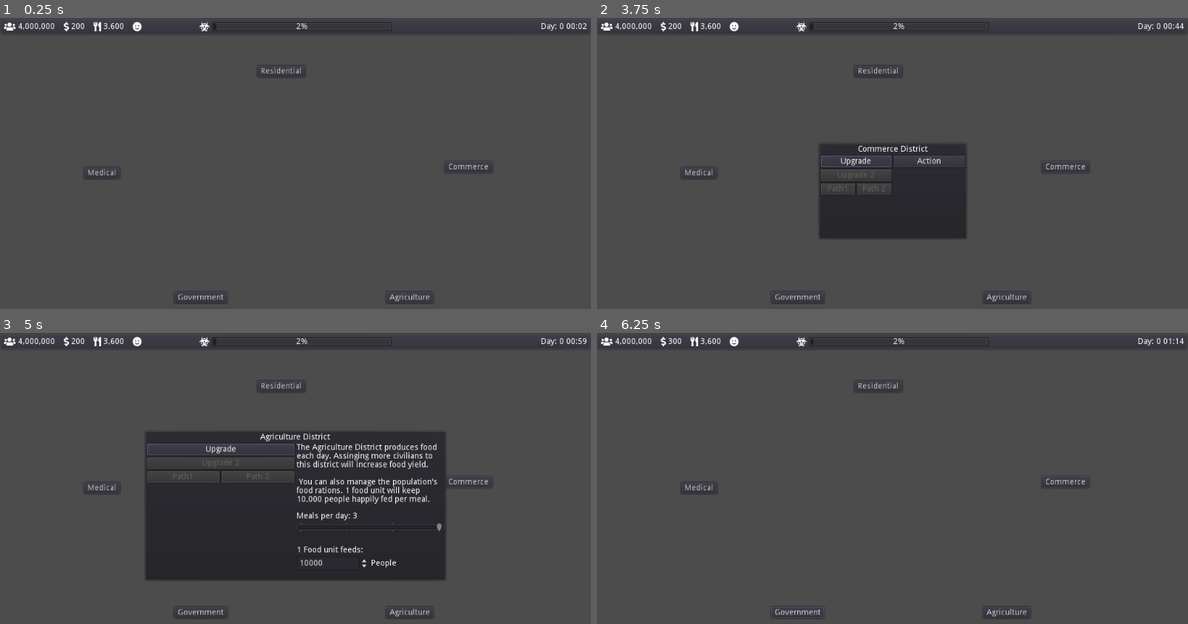
Above: before the commit, frames 1-4 (two rows, left to right).
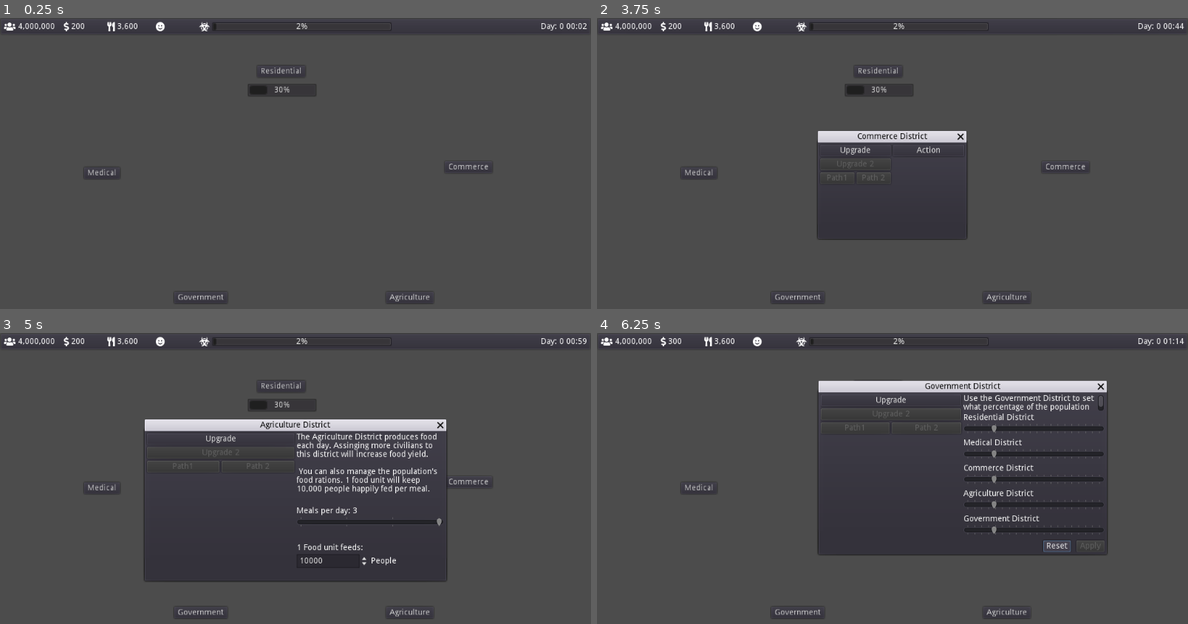
Above: after the commit, the same moments.

Repository: iwilliams/PlagueDistrict
Game: Godot game, scene res://Main.tscn
Same seed, same stepped clock (60 frames per second), same inputs: the game is played once before the commit and once after it.
Inputs (mouse positions are in pixels of both pictures, inside the frame that each line leads up to):
- Up to frame 1 (0.25 s): no input
- Up to frame 2 (3.75 s): click "Residential" at 0.5 s; click "Upgrade" at 1.25 s; click "Action" at 2 s; click "Medical" at 2.75 s; click "Commerce" at 3.5 s
- Up to frame 3 (5 s): click "Agriculture" at 4.25 s
- Up to frame 4 (6.25 s): click "Government" at 5 s; click (1057, 545) at 5.75 s, where only the run after the commit has a clickable "Reset"

The runs differ from the first frame. In frame 1, 0.4% of the frame differs, in the area x 15-54%, y 1-27%; in frame 2, 2.2%; in frame 3, 6.5%; in frame 4, 12%, in the area x 15-87%, y 1-98%.

Commit message:
More popups

Diff:
--- a/Globals.gd
+++ b/Globals.gd
@@ -12,6 +12,8 @@
 
 var population : int = 4000000 setget population_set
 func population_set(value) -> void:
+  value = max(value, 0)
+  emit_signal("population_change", value - population)
   population = max(value, 0)
 
 var infected_population : int setget, infected_population_get
@@ -20,19 +22,13 @@
 
 var food : int = 3600 setget food_set
 func food_set(value: int) -> void:
-  if food < value:
-    print("Food increase", value - food)
-  if food > value:
-    print("Food decrease", value - food)
+  value = max(value, 0)
   emit_signal("food_change", value - food)
   food = value
 
 var money : int = 200 setget money_set
 func money_set(value: int) -> void:
-  if money < value:
-    print("Money increase", value - money)
-  if money > value:
-    print("Money decrease", value - money)
+  value = max(value, 0)
   emit_signal("money_change", value - money)
   money = value
 
@@ -89,3 +85,13 @@
   infection_percent_set(new_infected_population/population)
   population -= dead
   return dead
+
+func comma_sep(number: float) -> String:
+  var string = str(number)
+  var mod = string.length() % 3
+  var res = ""
+  for i in range(0, string.length()):
+    if i != 0 && i % 3 == mod:
+        res += ","
+    res += string[i]
+  return res
--- a/Main.tscn
+++ b/Main.tscn
@@ -109,6 +109,16 @@
 margin_bottom = 20.0
 text = "Action"
 
+[node name="ProgressBar" type="ProgressBar" parent="Map/ResidentialDistrict"]
+margin_left = -16.8394
+margin_top = 31.0113
+margin_right = 103.161
+margin_bottom = 54.0113
+value = 30.0
+__meta__ = {
+"_edit_use_anchors_": false
+}
+
 [node name="MedicalDistrict" type="Node2D" parent="Map"]
 position = Vector2( 145.576, 259.28 )
 script = ExtResource( 4 )
@@ -216,7 +226,8 @@
 "_edit_use_anchors_": false
 }
 
-[node name="Popup" type="PopupPanel" parent="Map/CommerceDistrict"]
+[node name="Popup" type="WindowDialog" parent="Map/CommerceDistrict"]
+visible = true
 anchor_left = 0.5
 anchor_top = 0.5
 anchor_right = 0.5
@@ -225,9 +236,8 @@
 margin_top = -83.5
 margin_right = 128.5
 margin_bottom = 83.5
-__meta__ = {
-"_edit_use_anchors_": false
-}
+window_title = "Commerce District"
+resizable = true
 
 [node name="VBoxContainer" type="VBoxContainer" parent="Map/CommerceDistrict/Popup"]
 anchor_right = 1.0
@@ -240,16 +250,9 @@
 "_edit_use_anchors_": false
 }
 
-[node name="Label" type="Label" parent="Map/CommerceDistrict/Popup/VBoxContainer"]
+[node name="HBoxContainer" type="HBoxContainer" parent="Map/CommerceDistrict/Popup/VBoxContainer"]
 margin_right = 249.0
-margin_bottom = 14.0
-text = "Commerce District"
-align = 1
-
-[node name="HBoxContainer" type="HBoxContainer" parent="Map/CommerceDistrict/Popup/VBoxContainer"]
-margin_top = 18.0
-margin_right = 249.0
-margin_bottom = 86.0
+margin_bottom = 68.0
 
 [node name="VBoxContainer2" type="VBoxContainer" parent="Map/CommerceDistrict/Popup/VBoxContainer/HBoxContainer"]
 margin_right = 122.0
@@ -311,8 +314,7 @@
 "_edit_use_anchors_": false
 }
 
-[node name="Popup" type="PopupPanel" parent="Map/AgricultureDistrict"]
-visible = true
+[node name="Popup" type="WindowDialog" parent="Map/AgricultureDistrict"]
 anchor_left = 0.5
 anchor_top = 0.5
 anchor_right = 0.5
@@ -321,6 +323,8 @@
 margin_top = -130.0
 margin_right = 261.0
 margin_bottom = 130.0
+window_title = "Agriculture District"
+resizable = true
 __meta__ = {
 "_edit_use_anchors_": false
 }
@@ -336,21 +340,14 @@
 "_edit_use_anchors_": false
 }
 
-[node name="Title" type="Label" parent="Map/AgricultureDistrict/Popup/Container"]
-margin_right = 514.0
-margin_bottom = 14.0
-text = "Agriculture District"
-align = 1
-
 [node name="Actions" type="HBoxContainer" parent="Map/AgricultureDistrict/Popup/Container"]
-margin_top = 18.0
 margin_right = 514.0
 margin_bottom = 252.0
 size_flags_vertical = 3
 
 [node name="Upgrades" type="VBoxContainer" parent="Map/AgricultureDistrict/Popup/Container/Actions"]
 margin_right = 255.0
-margin_bottom = 234.0
+margin_bottom = 252.0
 size_flags_horizontal = 3
 
 [node name="Button" type="Button" parent="Map/AgricultureDistrict/Popup/Container/Actions/Upgrades"]
@@ -388,30 +385,29 @@
 [node name="Manage" type="VBoxContainer" parent="Map/AgricultureDistrict/Popup/Container/Actions"]
 margin_left = 259.0
 margin_right = 514.0
-margin_bottom = 234.0
+margin_bottom = 252.0
 size_flags_horizontal = 3
 
 [node name="Description" type="RichTextLabel" parent="Map/AgricultureDistrict/Popup/Container/Actions/Manage"]
 margin_right = 255.0
-margin_bottom = 115.0
-rect_clip_content = false
+margin_bottom = 124.0
 size_flags_vertical = 3
 text = "The Agriculture District produces food each day. Assinging more civilians to this district will increase food yield.
 
  You can also manage the population's food rations. 1 food unit will keep 10,000 people happily fed per meal."
 
 [node name="Controls" type="VBoxContainer" parent="Map/AgricultureDistrict/Popup/Container/Actions/Manage"]
-margin_top = 119.0
-margin_right = 255.0
-margin_bottom = 234.0
+margin_top = 128.0
+margin_right = 255.0
+margin_bottom = 252.0
 size_flags_vertical = 3
 
 [node name="Meals" type="VBoxContainer" parent="Map/AgricultureDistrict/Popup/Container/Actions/Manage/Controls"]
 margin_right = 255.0
-margin_bottom = 55.0
+margin_bottom = 60.0
 size_flags_vertical = 3
 
-[node name="Label" type="Label" parent="Map/AgricultureDistrict/Popup/Container/Actions/Manage/Controls/Meals"]
+[node name="MealsLabel" type="Label" parent="Map/AgricultureDistrict/Popup/Container/Actions/Manage/Controls/Meals"]
 margin_right = 255.0
 margin_bottom = 14.0
 text = "Meals per day: 3"
@@ -426,9 +422,9 @@
 ticks_on_borders = true
 
 [node name="Ration" type="VBoxContainer" parent="Map/AgricultureDistrict/Popup/Container/Actions/Manage/Controls"]
-margin_top = 59.0
-margin_right = 255.0
-margin_bottom = 115.0
+margin_top = 64.0
+margin_right = 255.0
+margin_bottom = 124.0
 size_flags_vertical = 3
 
 [node name="Label" type="Label" parent="Map/AgricultureDistrict/Popup/Container/Actions/Manage/Controls/Ration"]
@@ -441,7 +437,7 @@
 margin_right = 255.0
 margin_bottom = 42.0
 
-[node name="SpinBox" type="SpinBox" parent="Map/AgricultureDistrict/Popup/Container/Actions/Manage/Controls/Ration/HBoxContainer"]
+[node name="RationRange" type="SpinBox" parent="Map/AgricultureDistrict/Popup/Container/Actions/Manage/Controls/Ration/HBoxContainer"]
 margin_right = 125.0
 margin_bottom = 24.0
 size_flags_horizontal = 3
@@ -469,20 +465,23 @@
 "_edit_use_anchors_": false
 }
 
-[node name="Popup" type="PopupPanel" parent="Map/GovernmentDistrict"]
+[node name="Popup" type="WindowDialog" parent="Map/GovernmentDistrict"]
+visible = true
 anchor_left = 0.5
 anchor_top = 0.5
 anchor_right = 0.5
 anchor_bottom = 0.5
-margin_left = -128.5
-margin_top = -83.5
-margin_right = 128.5
-margin_bottom = 83.5
-__meta__ = {
-"_edit_use_anchors_": false
-}
-
-[node name="VBoxContainer" type="VBoxContainer" parent="Map/GovernmentDistrict/Popup"]
+margin_left = -128.0
+margin_top = -197.0
+margin_right = 371.0
+margin_bottom = 84.0
+window_title = "Government District"
+resizable = true
+__meta__ = {
+"_edit_use_anchors_": false
+}
+
+[node name="VBoxContainer" type="ScrollContainer" parent="Map/GovernmentDistrict/Popup"]
 anchor_right = 1.0
 anchor_bottom = 1.0
 margin_left = 4.0
@@ -493,64 +492,181 @@
 "_edit_use_anchors_": false
 }
 
-[node name="Label" type="Label" parent="Map/GovernmentDistrict/Popup/VBoxContainer"]
-margin_right = 249.0
+[node name="HBoxContainer" type="HBoxContainer" parent="Map/GovernmentDistrict/Popup/VBoxContainer"]
+margin_right = 491.0
+margin_bottom = 273.0
+size_flags_horizontal = 3
+size_flags_vertical = 3
+
+[node name="VBoxContainer2" type="VBoxContainer" parent="Map/GovernmentDistrict/Popup/VBoxContainer/HBoxContainer"]
+margin_right = 243.0
+margin_bottom = 273.0
+size_flags_horizontal = 3
+
+[node name="Button" type="Button" parent="Map/GovernmentDistrict/Popup/VBoxContainer/HBoxContainer/VBoxContainer2"]
+margin_right = 243.0
+margin_bottom = 20.0
+text = "Upgrade"
+
+[node name="Button2" type="Button" parent="Map/GovernmentDistrict/Popup/VBoxContainer/HBoxContainer/VBoxContainer2"]
+margin_top = 24.0
+margin_right = 243.0
+margin_bottom = 44.0
+disabled = true
+text = "Upgrade 2"
+
+[node name="HBoxContainer" type="HBoxContainer" parent="Map/GovernmentDistrict/Popup/VBoxContainer/HBoxContainer/VBoxContainer2"]
+margin_top = 48.0
+margin_right = 243.0
+margin_bottom = 68.0
+
+[node name="Button" type="Button" parent="Map/GovernmentDistrict/Popup/VBoxContainer/HBoxContainer/VBoxContainer2/HBoxContainer"]
+margin_right = 119.0
+margin_bottom = 20.0
+size_flags_horizontal = 3
+disabled = true
+text = "Path1"
+
+[node name="Button2" type="Button" parent="Map/GovernmentDistrict/Popup/VBoxContainer/HBoxContainer/VBoxContainer2/HBoxContainer"]
+margin_left = 123.0
+margin_right = 243.0
+margin_bottom = 20.0
+size_flags_horizontal = 3
+disabled = true
+text = "Path 2"
+
+[node name="Manage" type="VBoxContainer" parent="Map/GovernmentDistrict/Popup/VBoxContainer/HBoxContainer"]
+margin_left = 247.0
+margin_right = 491.0
+margin_bottom = 273.0
+size_flags_horizontal = 3
+size_flags_vertical = 3
+
+[node name="Description" type="RichTextLabel" parent="Map/GovernmentDistrict/Popup/VBoxContainer/HBoxContainer/Manage"]
+margin_right = 244.0
+margin_bottom = 29.0
+size_flags_vertical = 3
+text = "Use the Government District to set what percentage of the population works in each district."
+
+[node name="Controls" type="VBoxContainer" parent="Map/GovernmentDistrict/Popup/VBoxContainer/HBoxContainer/Manage"]
+margin_top = 33.0
+margin_right = 244.0
+margin_bottom = 273.0
+custom_constants/separation = 10
+
+[node name="Residential" type="VBoxContainer" parent="Map/GovernmentDistrict/Popup/VBoxContainer/HBoxContainer/Manage/Controls"]
+margin_right = 244.0
+margin_bottom = 34.0
+
+[node name="Label" type="Label" parent="Map/GovernmentDistrict/Popup/VBoxContainer/HBoxContainer/Manage/Controls/Residential"]
+margin_right = 244.0
+margin_bottom = 14.0
+text = "Residential District"
+
+[node name="HSlider" type="HSlider" parent="Map/GovernmentDistrict/Popup/VBoxContainer/HBoxContainer/Manage/Controls/Residential"]
+margin_top = 18.0
+margin_right = 244.0
+margin_bottom = 34.0
+step = 5.0
+value = 20.0
+tick_count = 20
+ticks_on_borders = true
+
+[node name="Medical" type="VBoxContainer" parent="Map/GovernmentDistrict/Popup/VBoxContainer/HBoxContainer/Manage/Controls"]
+margin_top = 44.0
+margin_right = 244.0
+margin_bottom = 78.0
+
+[node name="Label" type="Label" parent="Map/GovernmentDistrict/Popup/VBoxContainer/HBoxContainer/Manage/Controls/Medical"]
+margin_right = 244.0
+margin_bottom = 14.0
+text = "Medical District"
+
+[node name="HSlider" type="HSlider" parent="Map/GovernmentDistrict/Popup/VBoxContainer/HBoxContainer/Manage/Controls/Medical"]
+margin_top = 18.0
+margin_right = 244.0
+margin_bottom = 34.0
+step = 5.0
+value = 20.0
+tick_count = 20
+ticks_on_borders = true
+
+[node name="Commerce" type="VBoxContainer" parent="Map/GovernmentDistrict/Popup/VBoxContainer/HBoxContainer/Manage/Controls"]
+margin_top = 88.0
+margin_right = 244.0
+margin_bottom = 122.0
+
+[node name="Label" type="Label" parent="Map/GovernmentDistrict/Popup/VBoxContainer/HBoxContainer/Manage/Controls/Commerce"]
+margin_right = 244.0
+margin_bottom = 14.0
+text = "Commerce District"
+
+[node name="HSlider" type="HSlider" parent="Map/GovernmentDistrict/Popup/VBoxContainer/HBoxContainer/Manage/Controls/Commerce"]
+margin_top = 18.0
+margin_right = 244.0
+margin_bottom = 34.0
+step = 5.0
+value = 20.0
+tick_count = 20
+ticks_on_borders = true
+
+[node name="Agriculture" type="VBoxContainer" parent="Map/GovernmentDistrict/Popup/VBoxContainer/HBoxContainer/Manage/Controls"]
+margin_top = 132.0
+margin_right = 244.0
+margin_bottom = 166.0
+
+[node name="Label" type="Label" parent="Map/GovernmentDistrict/Popup/VBoxContainer/HBoxContainer/Manage/Controls/Agriculture"]
+margin_right = 244.0
+margin_bottom = 14.0
+text = "Agriculture District"
+
+[node name="HSlider" type="HSlider" parent="Map/GovernmentDistrict/Popup/VBoxContainer/HBoxContainer/Manage/Controls/Agriculture"]
+margin_top = 18.0
+margin_right = 244.0
+margin_bottom = 34.0
+step = 5.0
+value = 20.0
+tick_count = 20
+ticks_on_borders = true
+
+[node name="Government" type="VBoxContainer" parent="Map/GovernmentDistrict/Popup/VBoxContainer/HBoxContainer/Manage/Controls"]
+margin_top = 176.0
+margin_right = 244.0
+margin_bottom = 210.0
+
+[node name="Label" type="Label" parent="Map/GovernmentDistrict/Popup/VBoxContainer/HBoxContainer/Manage/Controls/Government"]
+margin_right = 244.0
 margin_bottom = 14.0
 text = "Government District"
-align = 1
-
-[node name="HBoxContainer" type="HBoxContainer" parent="Map/GovernmentDistrict/Popup/VBoxContainer"]
+
+[node name="HSlider" type="HSlider" parent="Map/GovernmentDistrict/Popup/VBoxContainer/HBoxContainer/Manage/Controls/Government"]
 margin_top = 18.0
-margin_right = 249.0
-margin_bottom = 86.0
-
-[node name="VBoxContainer2" type="VBoxContainer" parent="Map/GovernmentDistrict/Popup/VBoxContainer/HBoxContainer"]
-margin_right = 122.0
-margin_bottom = 68.0
-size_flags_horizontal = 3
-
-[node name="Button" type="Button" parent="Map/GovernmentDistrict/Popup/VBoxContainer/HBoxContainer/VBoxContainer2"]
-margin_right = 122.0
-margin_bottom = 20.0
-text = "Upgrade"
-
-[node name="Button2" type="Button" parent="Map/GovernmentDistrict/Popup/VBoxContainer/HBoxContainer/VBoxContainer2"]
-margin_top = 24.0
-margin_right = 122.0
-margin_bottom = 44.0
-disabled = true
-text = "Upgrade 2"
-
-[node name="HBoxContainer" type="HBoxContainer" parent="Map/GovernmentDistrict/Popup/VBoxContainer/HBoxContainer/VBoxContainer2"]
-margin_top = 48.0
-margin_right = 122.0
-margin_bottom = 68.0
-
-[node name="Button" type="Button" parent="Map/GovernmentDistrict/Popup/VBoxContainer/HBoxContainer/VBoxContainer2/HBoxContainer"]
-margin_right = 59.0
-margin_bottom = 20.0
-size_flags_horizontal = 3
-disabled = true
-text = "Path1"
-
-[node name="Button2" type="Button" parent="Map/GovernmentDistrict/Popup/VBoxContainer/HBoxContainer/VBoxContainer2/HBoxContainer"]
-margin_left = 63.0
-margin_right = 122.0
-margin_bottom = 20.0
-size_flags_horizontal = 3
-disabled = true
-text = "Path 2"
-
-[node name="VBoxContainer" type="VBoxContainer" parent="Map/GovernmentDistrict/Popup/VBoxContainer/HBoxContainer"]
-margin_left = 126.0
-margin_right = 249.0
-margin_bottom = 68.0
-size_flags_horizontal = 3
-
-[node name="Button" type="Button" parent="Map/GovernmentDistrict/Popup/VBoxContainer/HBoxContainer/VBoxContainer"]
-margin_right = 123.0
-margin_bottom = 20.0
-text = "Action"
+margin_right = 244.0
+margin_bottom = 34.0
+step = 5.0
+value = 20.0
+tick_count = 20
+ticks_on_borders = true
+
+[node name="HBoxContainer" type="HBoxContainer" parent="Map/GovernmentDistrict/Popup/VBoxContainer/HBoxContainer/Manage/Controls"]
+margin_left = 138.0
+margin_top = 220.0
+margin_right = 244.0
+margin_bottom = 240.0
+size_flags_horizontal = 8
+custom_constants/separation = 10
+
+[node name="Button" type="Button" parent="Map/GovernmentDistrict/Popup/VBoxContainer/HBoxContainer/Manage/Controls/HBoxContainer"]
+margin_right = 48.0
+margin_bottom = 20.0
+text = "Reset"
+
+[node name="Button2" type="Button" parent="Map/GovernmentDistrict/Popup/VBoxContainer/HBoxContainer/Manage/Controls/HBoxContainer"]
+margin_left = 58.0
+margin_right = 106.0
+margin_bottom = 20.0
+disabled = true
+text = "Apply"
 
 [node name="CanvasLayer" type="CanvasLayer" parent="."]
 
@@ -701,3 +817,5 @@
 text = "Days 1"
 align = 2
 script = ExtResource( 1 )
+[connection signal="value_changed" from="Map/AgricultureDistrict/Popup/Container/Actions/Manage/Controls/Meals/HSlider" to="Map/AgricultureDistrict" method="_on_meals_slider_value_changed"]
+[connection signal="value_changed" from="Map/AgricultureDistrict/Popup/Container/Actions/Manage/Controls/Ration/HBoxContainer/RationRange" to="Map/AgricultureDistrict" method="_on_RationRange_value_changed"]
--- a/districts/AgricultureDistrict.gd
+++ b/districts/AgricultureDistrict.gd
@@ -11,7 +11,14 @@
   if (meals_per_day == 3 && globals.hour == HOUR_BREAKFAST) \
     || (meals_per_day > 0 && globals.hour == 12) \
     || (meals_per_day > 1 && globals.hour == 18):
-    globals.food -= int(floor(globals.population/10000))
+    globals.food -= int(floor(globals.population/people_per_food_unit_meal))
 
 func every_day() -> void:
   globals.food += 800
+
+func _on_meals_slider_value_changed(value):
+  find_node("MealsLabel").text = "Meals per day: " + str(value)
+  meals_per_day = value
+
+func _on_RationRange_value_changed(value):
+  people_per_food_unit_meal = value
--- a/hud/Notification.gd
+++ b/hud/Notification.gd
@@ -1,5 +1,6 @@
 extends Control
 
+onready var globals = get_node("/root/Globals")
 export (int) var amount = 0
 
 onready var animation_player := get_node("AnimationPlayer")
@@ -8,7 +9,7 @@
 onready var value := get_node("Value")
 
 func _ready():
-  value.text = str(abs(amount))
+  value.text = globals.comma_sep(abs(amount))
   if amount > 0:
     sign_plus.visible = true
     value.add_color_override("font_color", Color(0.0, 1.0, 0.0))
--- /dev/null
+++ b/hud/PopulationDistribution.gd
@@ -0,0 +1 @@
+extends HBoxContainer
--- /dev/null
+++ b/hud/PopulationDistribution.tscn
@@ -0,0 +1,15 @@
+[gd_scene load_steps=2 format=2]
+
+[ext_resource path="res://hud/PopulationDistribution.gd" type="Script" id=1]
+
+[node name="PopulationDistribution" type="HBoxContainer"]
+anchor_right = 1.0
+anchor_bottom = 1.0
+script = ExtResource( 1 )
+__meta__ = {
+"_edit_use_anchors_": false
+}
+
+[node name="SpinBox" type="SpinBox" parent="."]
+margin_right = 74.0
+margin_bottom = 600.0
--- a/hud/ResourceLabel.gd
+++ b/hud/ResourceLabel.gd
@@ -5,21 +5,11 @@
 
 export var resource : String
 
-func comma_sep(number: float) -> String:
-    var string = str(number)
-    var mod = string.length() % 3
-    var res = ""
-    for i in range(0, string.length()):
-        if i != 0 && i % 3 == mod:
-            res += ","
-        res += string[i]
-    return res
-
 func _ready():
   globals.connect(resource + "_change", self, "resource_change")
 
 func _process(_delta: float):
-  text = comma_sep(globals[resource])
+  text = "%-9s" % globals.comma_sep(globals[resource])
 
 func resource_change(value: int) -> void:
   var n = notification.instance()
